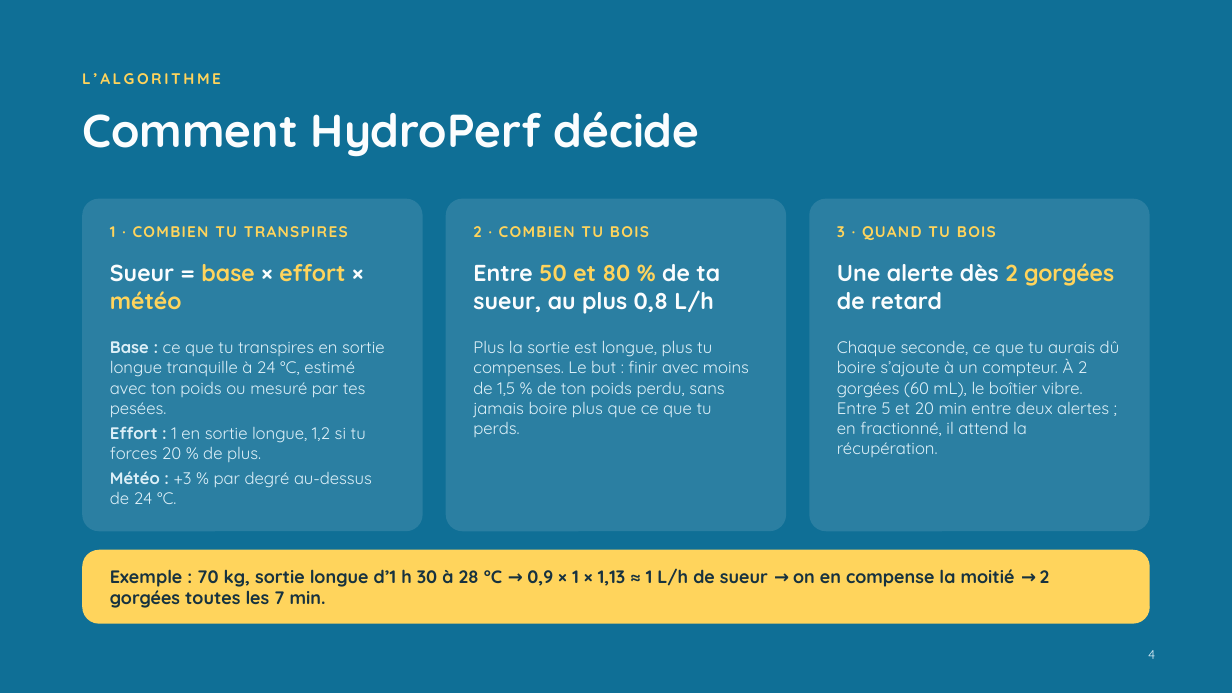
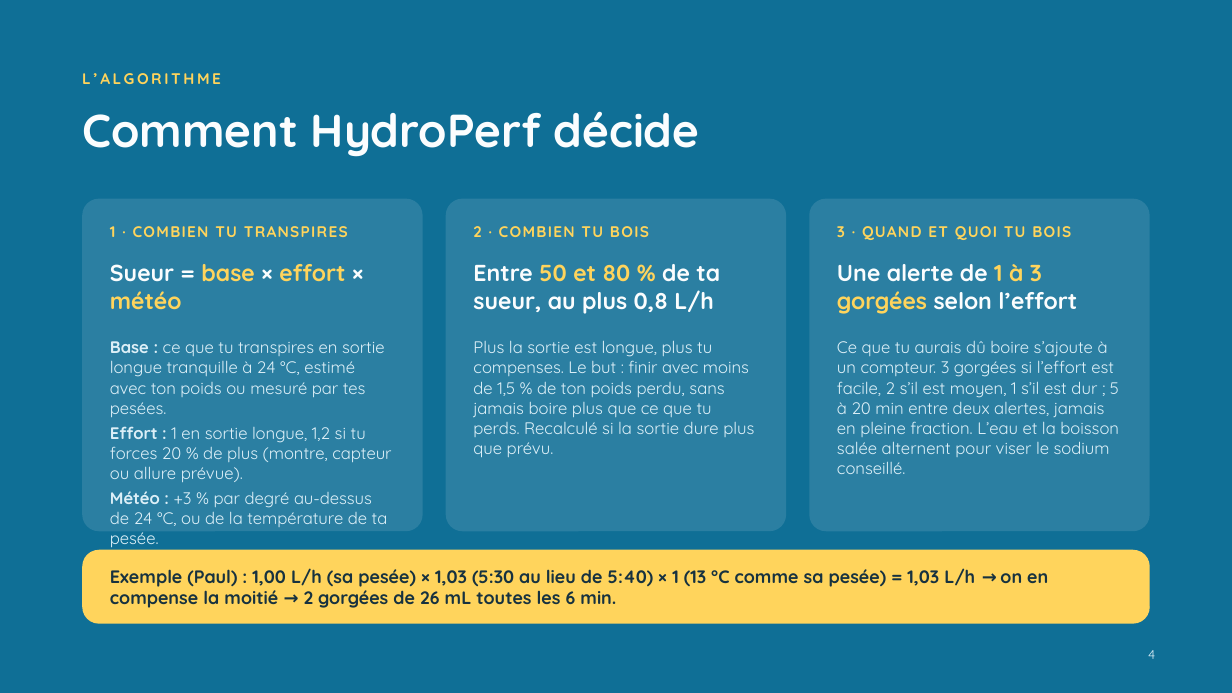
Before and after one commit to martinbaumg/hydroperf, a slide deck: slide 4 of docs/hydroperf_demo_finale.pptx. Drawn at 1232x693 pixels with LibreOffice and Linux fonts; fonts in the diff are those of the drawing. Boxes give left, top, right and bottom in pixels: in the first picture for what was removed or moved away, otherwise in the second. Text is boxed around its words. In the diff, an @@ line names an element or a change of style, - is before the commit and + after.

```diff
--- a/docs/hydroperf_demo_finale.pptx
+++ b/docs/hydroperf_demo_finale.pptx
@@ text at [837, 226, 1071, 240]: text changed @@
-3 · QUAND TU BOIS
+3 · QUAND ET QUOI TU BOIS
@@ text at [837, 264, 1077, 314]: text changed @@
-Une alerte dès 2 gorgées de retard
+Une alerte de 1 à 3 gorgées selon l’effort
@@ text at [473, 341, 754, 457]: text changed @@
-Plus la sortie est longue, plus tu compenses. Le but : finir avec moins de 1,5 % de ton poids perdu, sans jamais boire plus que ce que tu perds.
+Plus la sortie est longue, plus tu compenses. Le but : finir avec moins de 1,5 % de ton poids perdu, sans jamais boire plus que ce que tu perds. Recalculé si la sortie dure plus que prévu.
@@ text at [837, 341, 1119, 474]: text changed @@
-Chaque seconde, ce que tu aurais dû boire s’ajoute à un compteur. À 2 gorgées (60 mL), le boîtier vibre. Entre 5 et 20 min entre deux alertes ; en fractionné, il attend la récupération.
+Ce que tu aurais dû boire s’ajoute à un compteur. 3 gorgées si l’effort est facile, 2 s’il est moyen, 1 s’il est dur ; 5 à 20 min entre deux alertes, jamais en pleine fraction. L’eau et la boisson salée alternent pour viser le sodium conseillé.
@@ text at [110, 426, 391, 527]: text changed @@
-Effort : 1 en sortie longue, 1,2 si tu forces 20 % de plus.
-Météo : +3 % par degré au-dessus de 24 °C.
+Effort : 1 en sortie longue, 1,2 si tu forces 20 % de plus (montre, capteur ou allure prévue).
+Météo : +3 % par degré au-dessus de 24 °C, ou de la température de ta pesée.
@@ text at [110, 568, 1048, 608]: text changed @@
-Exemple : 70 kg, sortie longue d’1 h 30 à 28 °C → 0,9 × 1 × 1,13 ≈ 1 L/h de sueur → on en compense la moitié → 2 gorgées toutes les 7 min.
+Exemple (Paul) : 1,00 L/h (sa pesée) × 1,03 (5:30 au lieu de 5:40) × 1 (13 °C comme sa pesée) = 1,03 L/h → on en compense la moitié → 2 gorgées de 26 mL toutes les 6 min.
```
Also in this commit, not shown: 3 other slides changed, 4 other files.
